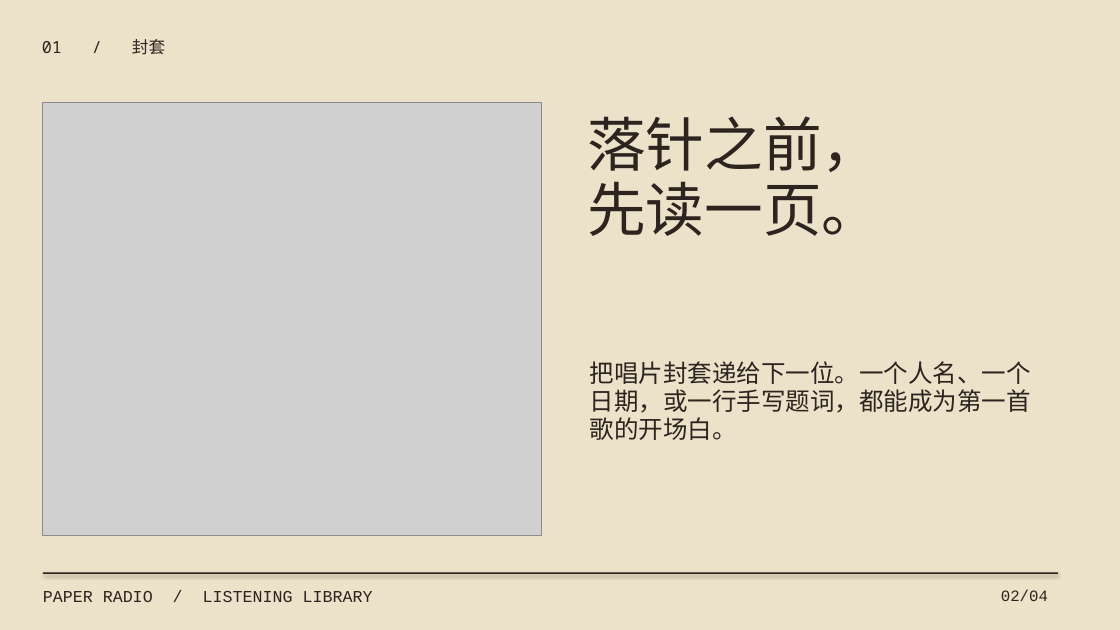
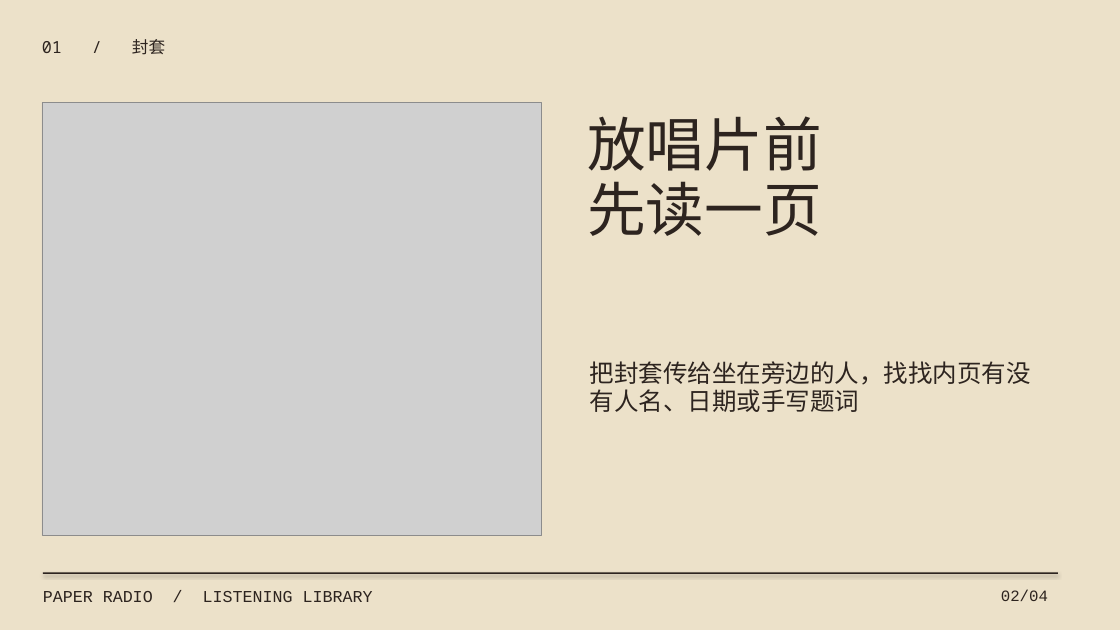
Before and after one commit to joeymilano/joey-design, a slide deck: slide 2 of docs/paper-radio-deck-zh.pptx. Drawn at 1120x630 pixels with LibreOffice and Linux fonts; fonts in the diff are those of the drawing; grey boxes stand for pictures. Boxes give left, top, right and bottom in pixels: in the first picture for what was removed or moved away, otherwise in the second. Text is boxed around its words. In the diff, an @@ line names an element or a change of style, - is before the commit and + after.

```diff
--- a/docs/paper-radio-deck-zh.pptx
+++ b/docs/paper-radio-deck-zh.pptx
@@ text at [587, 116, 822, 236]: text changed @@
-落针之前，
-先读一页。
+放唱片前
+先读一页
@@ text at [590, 361, 1031, 412]: text changed @@
-把唱片封套递给下一位。一个人名、一个
-日期，或一行手写题词，都能成为第一首
-歌的开场白。
+把封套传给坐在旁边的人，找找内页有没
+有人名、日期或手写题词
```
Also in this commit, not shown: 3 other slides changed, 22 other files.
